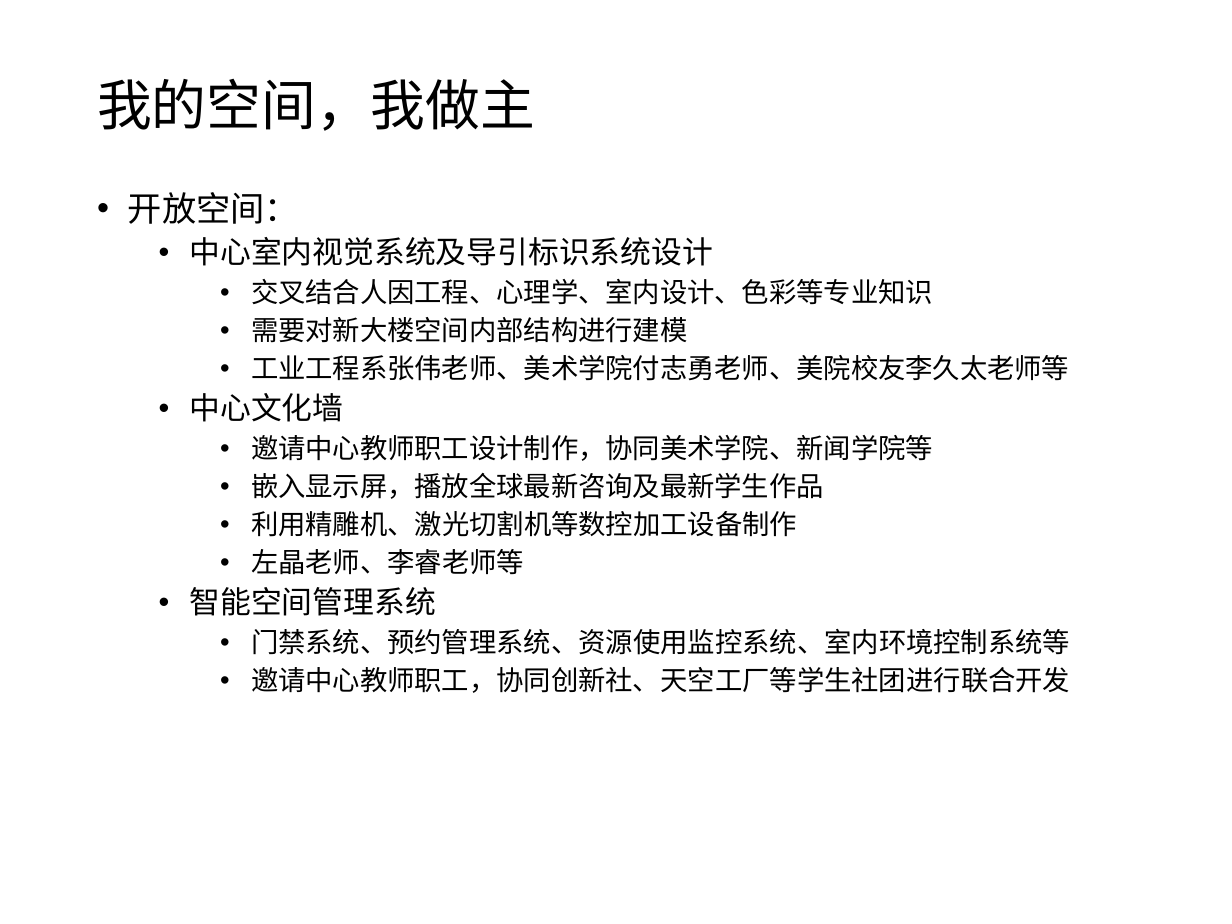
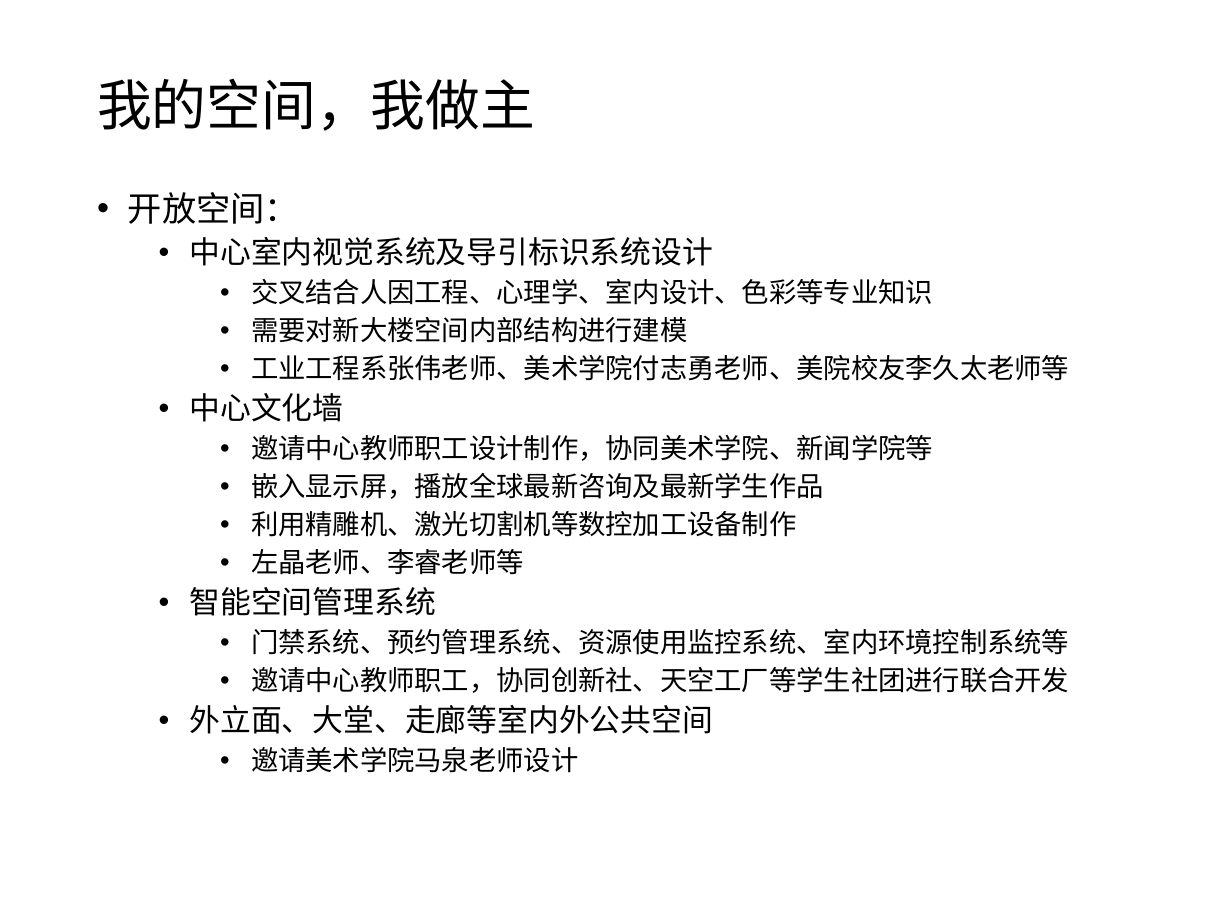
Before and after one commit to woodyme/i.center_my_workzone, a slide deck: slide 12 of 训练中心创客交叉融合空间建设/doc/创客融合空间运行模式.pptx. Drawn at 1232x924 pixels with LibreOffice and Linux fonts; fonts in the diff are those of the drawing. Boxes give left, top, right and bottom in pixels: in the first picture for what was removed or moved away, otherwise in the second. Text is boxed around its words. In the diff, an @@ line names an element or a change of style, - is before the commit and + after.

```diff
--- a/训练中心创客交叉融合空间建设/doc/创客融合空间运行模式.pptx
+++ b/训练中心创客交叉融合空间建设/doc/创客融合空间运行模式.pptx
@@ text at <box>189,705,713,773</box>: paragraphs added @@
+  • 外立面、大堂、走廊等室内外公共空间
+    • 邀请美术学院马泉老师设计
```
Also in this commit, not shown: 2 other slides changed, 2 other files.
